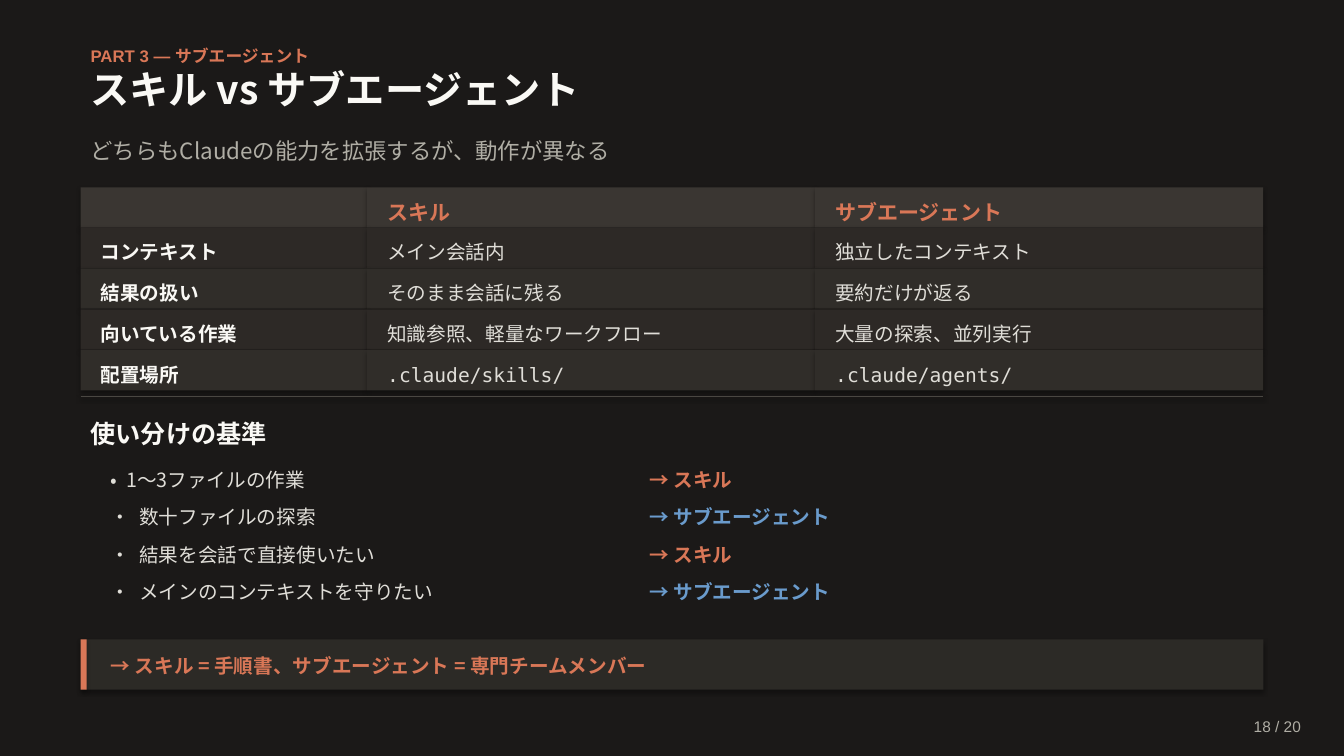
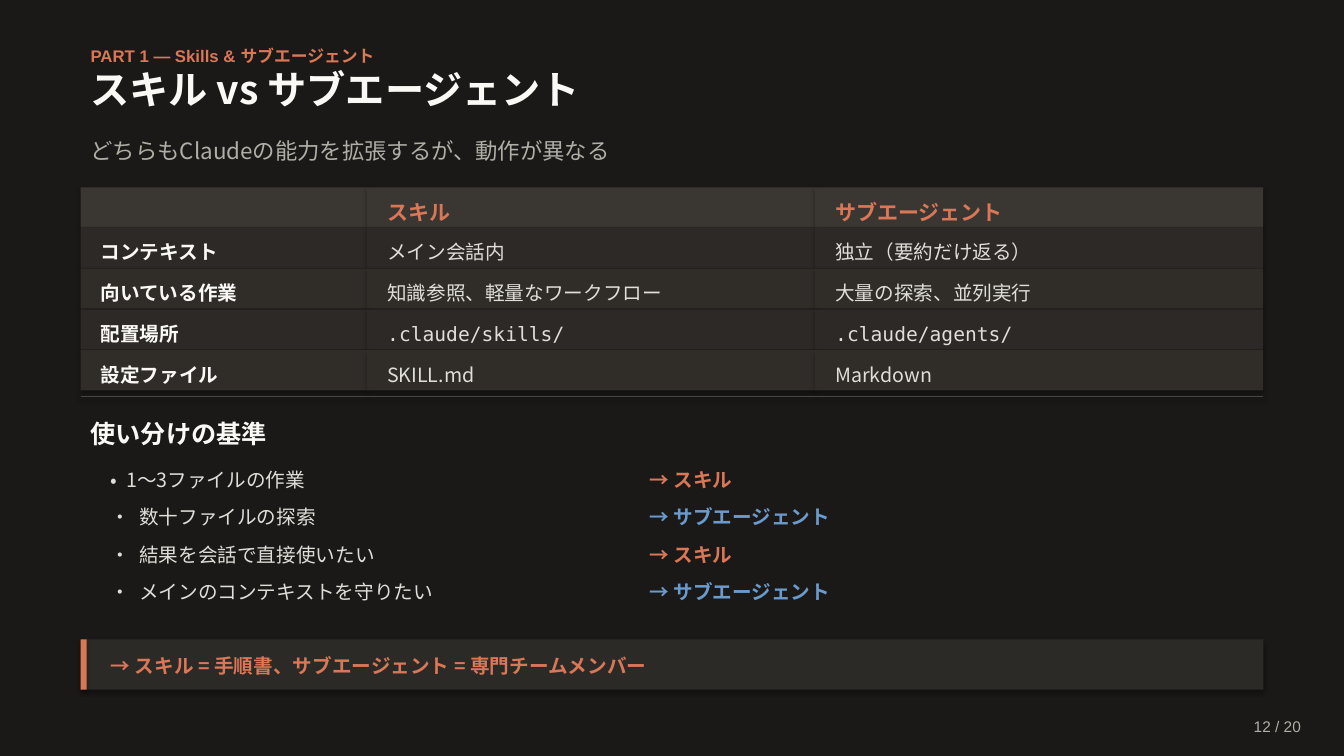
Before and after one commit to Ischca/zenn, a slide deck: slide 12 of slides/Claude_session3.pptx (slide 18 before the commit). Drawn at 1344x756 pixels with LibreOffice and Linux fonts; fonts in the diff are those of the drawing. Boxes give left, top, right and bottom in pixels: in the first picture for what was removed or moved away, otherwise in the second. Text is boxed around its words. In the diff, an @@ line names an element or a change of style, - is before the commit and + after.

```diff
--- a/slides/Claude_session3.pptx
+++ b/slides/Claude_session3.pptx
@@ text at (91,47,375,63): text changed @@
-PART 3 — サブエージェント
+PART 1 — Skills & サブエージェント
@@ text at (835,242,1031,261): text changed @@
-独立したコンテキスト
+独立（要約だけ返る）
@@ text removed at (101,283,199,302) @@
-結果の扱い
@@ text removed at (387,283,564,302) @@
-そのまま会話に残る
@@ text removed at (835,283,972,302) @@
-要約だけが返る
@@ 6 texts: place and size @@
-6 texts at (101,324,1031,386)
+6 texts at (101,283,1031,345)
@@ text added at (101,365,219,384), 14 pt, text #FAF9F5, bold @@
+設定ファイル
@@ text added at (387,366,474,382), 14 pt, text #E0DED8 @@
+SKILL.md
@@ text added at (835,366,932,382), 14 pt, text #E0DED8 @@
+Markdown
@@ text at (1254,721,1301,732): text changed @@
-18 / 20
+12 / 20
```
Also in this commit, not shown: 11 other slides changed, 8 slides added, 8 slides removed, 1 other file.
